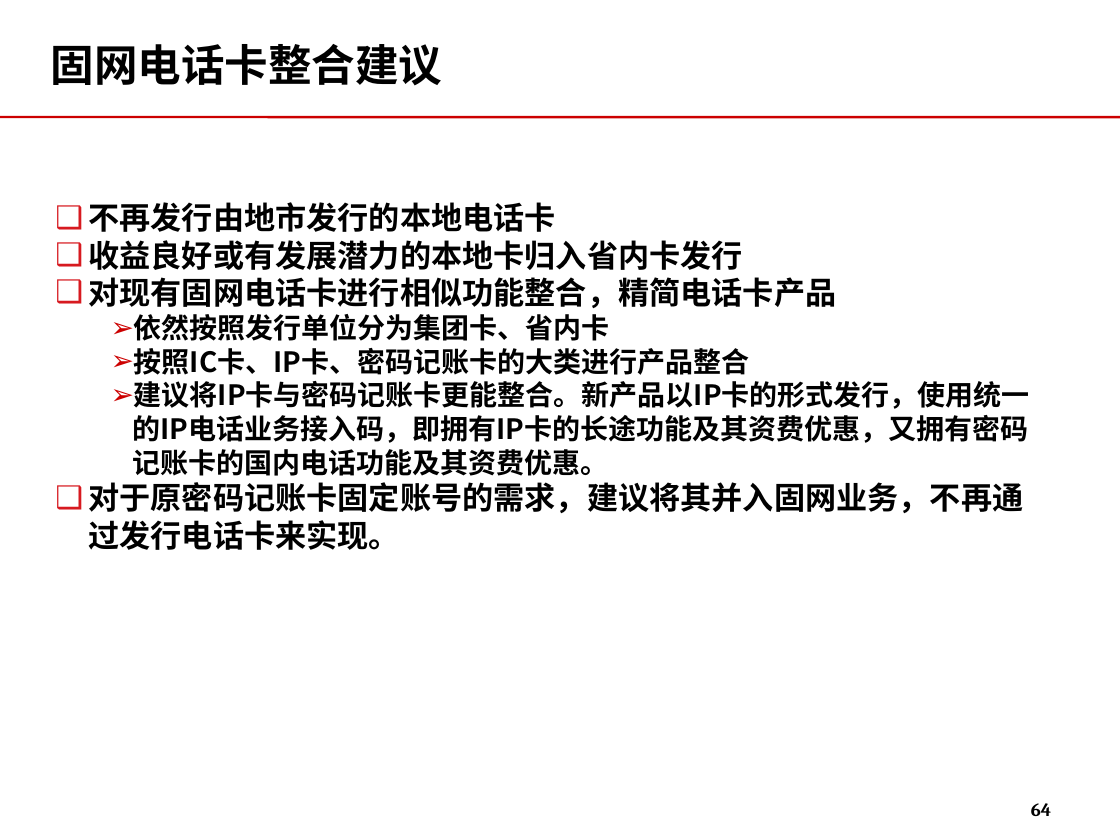
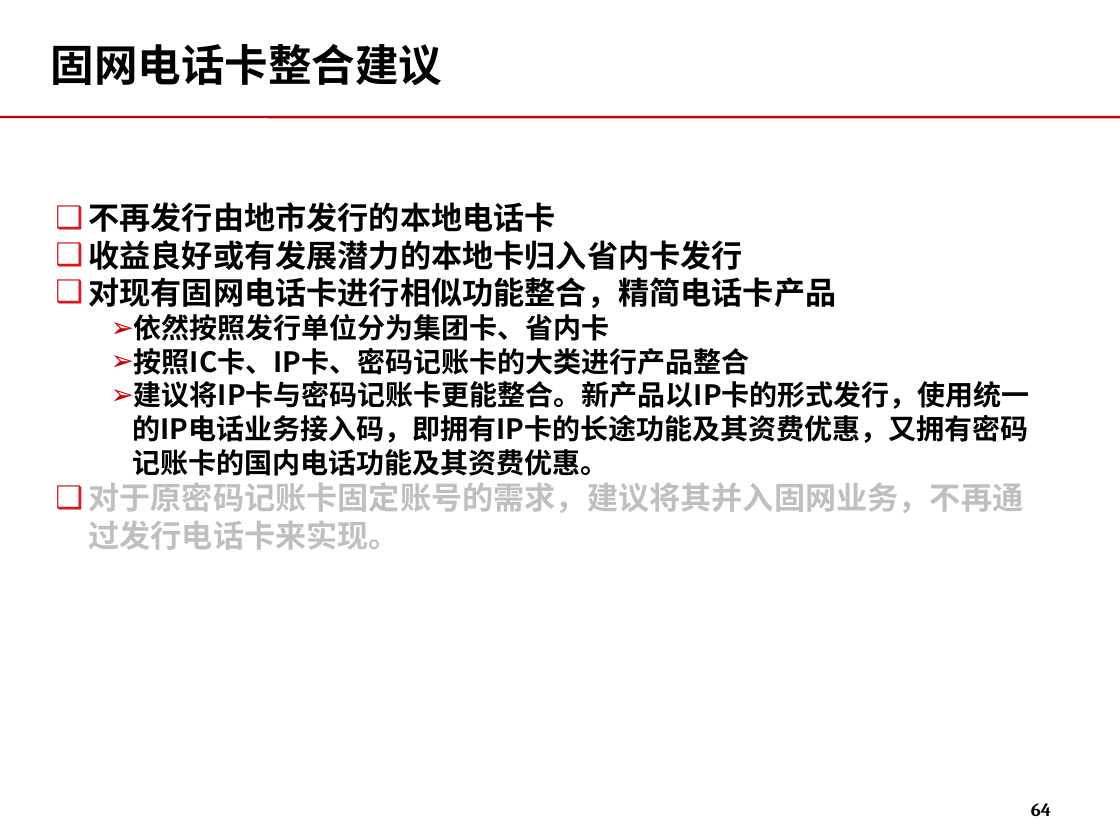
Before and after one commit to momo1101/unicardsrch, a slide deck: slide 64 of 软课题文本/软课题-中国联通电信卡业务及策略研究.ppt. Drawn at 1120x840 pixels with LibreOffice and Linux fonts; fonts in the diff are those of the drawing; background and template pictures are left out. Boxes give left, top, right and bottom in pixels: in the first picture for what was removed or moved away, otherwise in the second. Text is boxed around its words. In the diff, an @@ line names an element or a change of style, - is before the commit and + after.

```diff
--- a/软课题文本/软课题-中国联通电信卡业务及策略研究.ppt
+++ b/软课题文本/软课题-中国联通电信卡业务及策略研究.ppt
@@ text at box(89, 482, 1024, 550): text colour #000000 to #BFBFBF in "对于原密码记账卡固定账号的需求，建议将其并入固网业务，不再通过发行电话卡来实现。" @@
```
